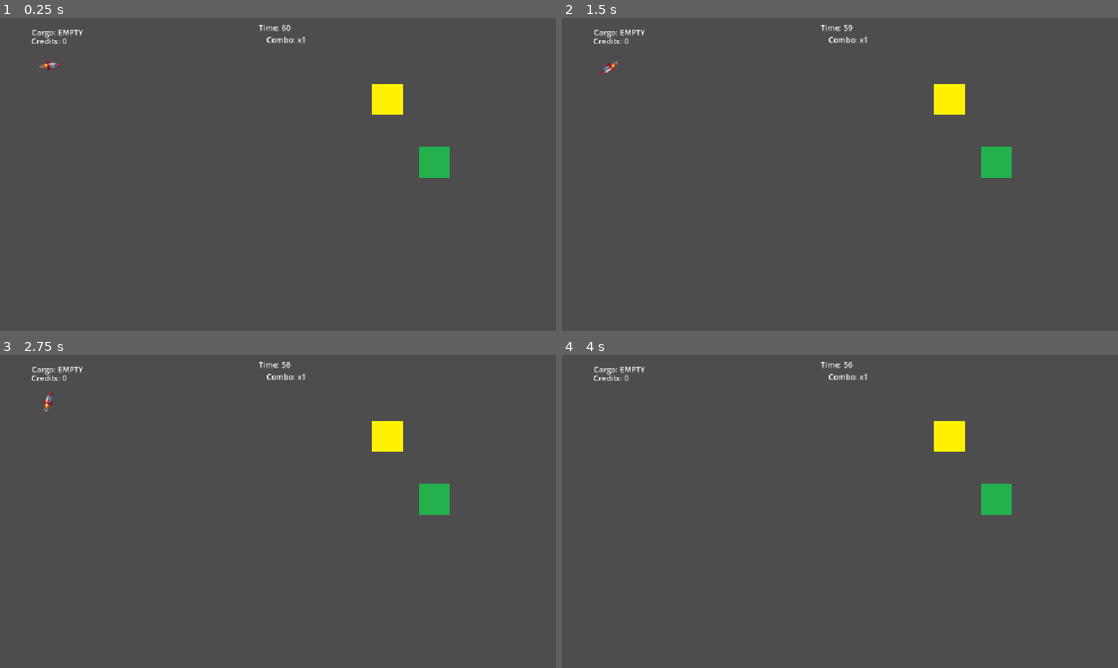
Above: before the commit, frames 1-4 (two rows, left to right).
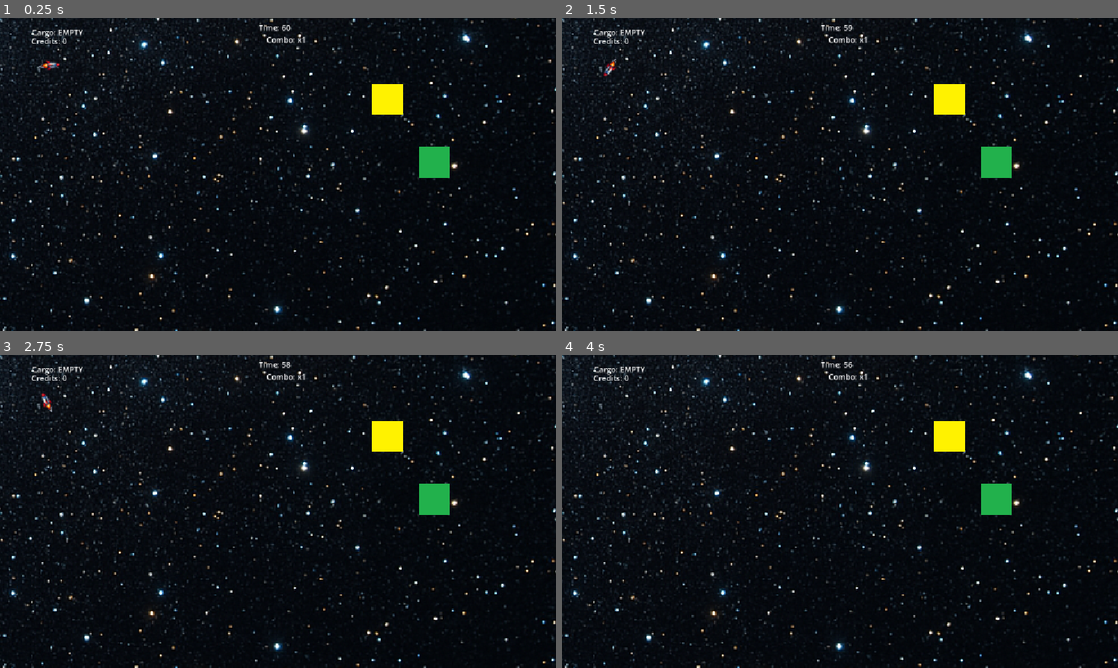
Above: after the commit, the same moments.

Repository: miamisharky/DungeonDelivery
Game: Godot game, scene res://scenes/main.tscn
Two runs of this game, one before a commit and one after it. Both use one fixed random seed, a clock stepped at 60 frames per second and the inputs below.
Inputs:
- Up to frame 1 (0.25 s): no input
- Up to frame 2 (1.5 s): tap Enter (ui_accept) at 0.5, 1.35 s; hold Right (ui_right) 0.53-1.28 s; hold Enter (ui_accept) 0.53-1.28 s; hold Down (ui_down) from 1.28 s (still down)
- Up to frame 3 (2.75 s): tap Enter (ui_accept) at 1.52, 1.82, 2 s; release Down (ui_down) at 2.03 s; hold Right (ui_right) from 2.03 s (still down); hold Enter (ui_accept) from 2.03 s (still down)
- Up to frame 4 (4 s): release Right (ui_right) at 2.78 s; release Enter (ui_accept) at 2.78 s; hold Up (ui_up) 2.78-3.53 s; tap Enter (ui_accept) at 2.85, 3.02, 3.32 s; hold Left (ui_left) from 3.53 s (still down); hold Enter (ui_accept) from 3.53 s (still down)

The runs differ from the first frame. In frame 1, 98% of the frame differs, in the area x 0-100%, y 0-100%; in frame 2, 98%; in frame 3, 98%; in frame 4, 98%.

Commit message:
Retheme prototype to Orbit Salvage rocket controls

Diff:
--- a/game/dungeon-delivery/scenes/main.tscn
+++ b/game/dungeon-delivery/scenes/main.tscn
@@ -2,6 +2,7 @@
 
 [ext_resource type="Script" uid="uid://c51hp65o4vg5u" path="res://scripts/player.gd" id="1_0wfyh"]
 [ext_resource type="Script" uid="uid://cf71tthhd3h4n" path="res://scenes/gameManager.gd" id="1_o6xl0"]
+[ext_resource type="Texture2D" uid="uid://dkhx4nhlwabut" path="res://art/background.png" id="1_tefeu"]
 [ext_resource type="Texture2D" uid="uid://d3hex4ho8mfya" path="res://art/playerRocket.png" id="3_tbgi4"]
 [ext_resource type="Texture2D" uid="uid://dfku0qgha7vst" path="res://art/DeliveryZone.png" id="5_tbgi4"]
 [ext_resource type="Script" uid="uid://bp706lj35gr65" path="res://scenes/deliveryZone.gd" id="5_tefeu"]
@@ -13,6 +14,10 @@
 size = Vector2(64, 64)
 
 [node name="Main" type="Node2D" unique_id=2006723250]
+
+[node name="Background" type="Sprite2D" parent="." unique_id=1245413510]
+scale = Vector2(1.25, 1.25)
+texture = ExtResource("1_tefeu")
 
 [node name="GameManager" type="Node" parent="." unique_id=2060075587]
 script = ExtResource("1_o6xl0")
--- a/game/dungeon-delivery/scripts/player.gd
+++ b/game/dungeon-delivery/scripts/player.gd
@@ -1,10 +1,10 @@
 extends CharacterBody2D
 
-@export var thrust_power := 420.0
+@export var thrust_power := 450.0
+@export var turn_speed := 3.0
 @export var boost_multiplier := 2.0
-@export var turn_speed := 3.5
-@export var max_speed := 650.0
-@export var drag := 0.985
+@export var max_speed := 700.0
+@export var drag := 0.99
 
 var carrying_package := false
 
@@ -14,23 +14,21 @@
 
 	rotation += turn_input * turn_speed * delta
 
-	var accelerating = Input.is_action_pressed("ui_up")
-	var boosting = Input.is_action_pressed("ui_accept")
-	var braking = Input.is_action_pressed("ui_down")
-
 	var thrust = thrust_power
 
-	if boosting:
+	if Input.is_action_pressed("ui_accept"):
 		thrust *= boost_multiplier
 
-	if accelerating:
+	if Input.is_action_pressed("ui_up"):
+
 		var forward = Vector2.RIGHT.rotated(rotation)
+
 		velocity += forward * thrust * delta
 
-	if braking:
-		velocity *= 0.96
+	if Input.is_action_pressed("ui_down"):
+		velocity *= 0.97
 
-	velocity *= pow(drag, delta * 60.0)
+	velocity *= drag
 
 	velocity = velocity.limit_length(max_speed)
 
Binary file added: game/dungeon-delivery/art/background.png
Not shown, added: game/dungeon-delivery/art/background.png.import
Not shown, added: docs/architecture/orbit-salvage-roadmap.md
